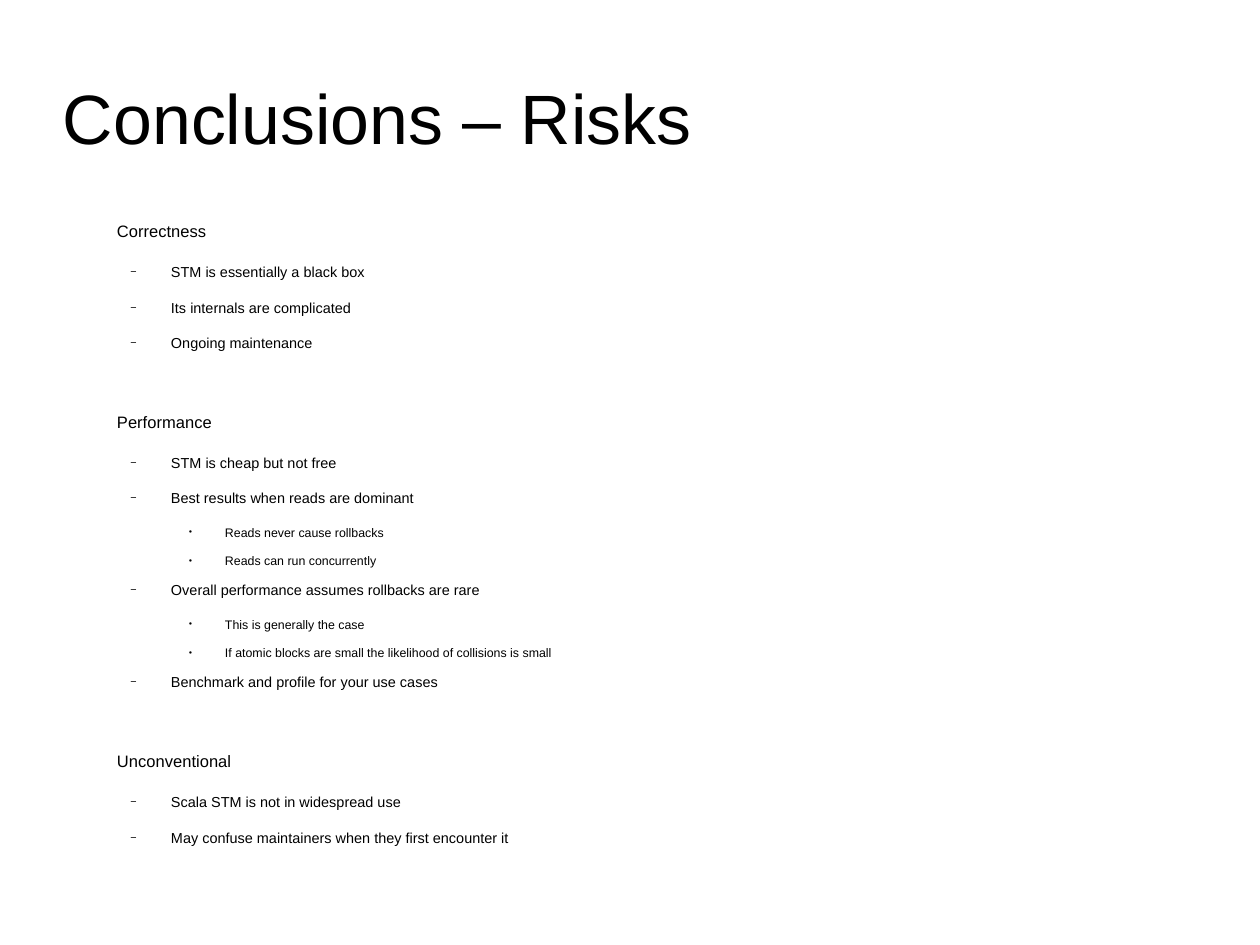
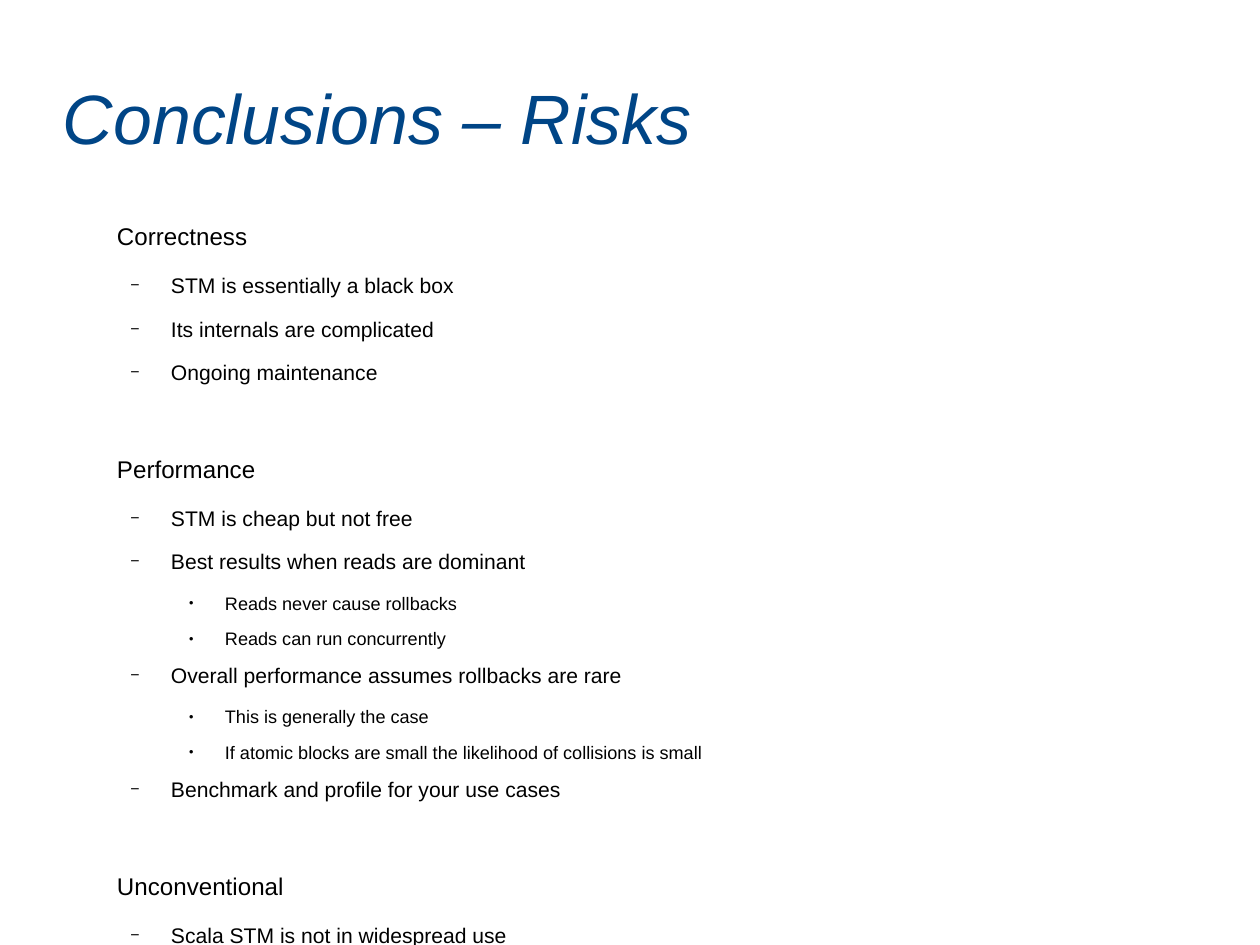
Before and after one commit to marcsaegesser/STMPresentation, a slide deck: slide 29 of slides/STMPresentation.odp. Drawn at 1260x945 pixels with LibreOffice and Linux fonts; fonts in the diff are those of the drawing. Boxes give left, top, right and bottom in pixels: in the first picture for what was removed or moved away, otherwise in the second. Text is boxed around its words. In the diff, an @@ line names an element or a change of style, - is before the commit and + after.

```diff
--- a/slides/STMPresentation.odp
+++ b/slides/STMPresentation.odp
@@ title "Conclusions – Risks" at box(63, 93, 692, 145): text colour #000000 to #004586, italic on @@
@@ text "Correctness" at box(117, 228, 702, 945): size 10.4 to 15.2 pt in "Correctness", "Performance", "Unconventional"; size 9.1 to 13.3 pt in "STM is essentially a black box", "Its internals are complicated", "Ongoing maintenance", "STM is cheap but not free" and 5 more places; size 7.8 to 11.4 pt in "Reads never cause rollbacks", "Reads can run concurrently", "This is generally the case", "If atomic blocks are small the likelihood ..." @@
```
Also in this commit, not shown: 28 other slides changed, 7 other files.
